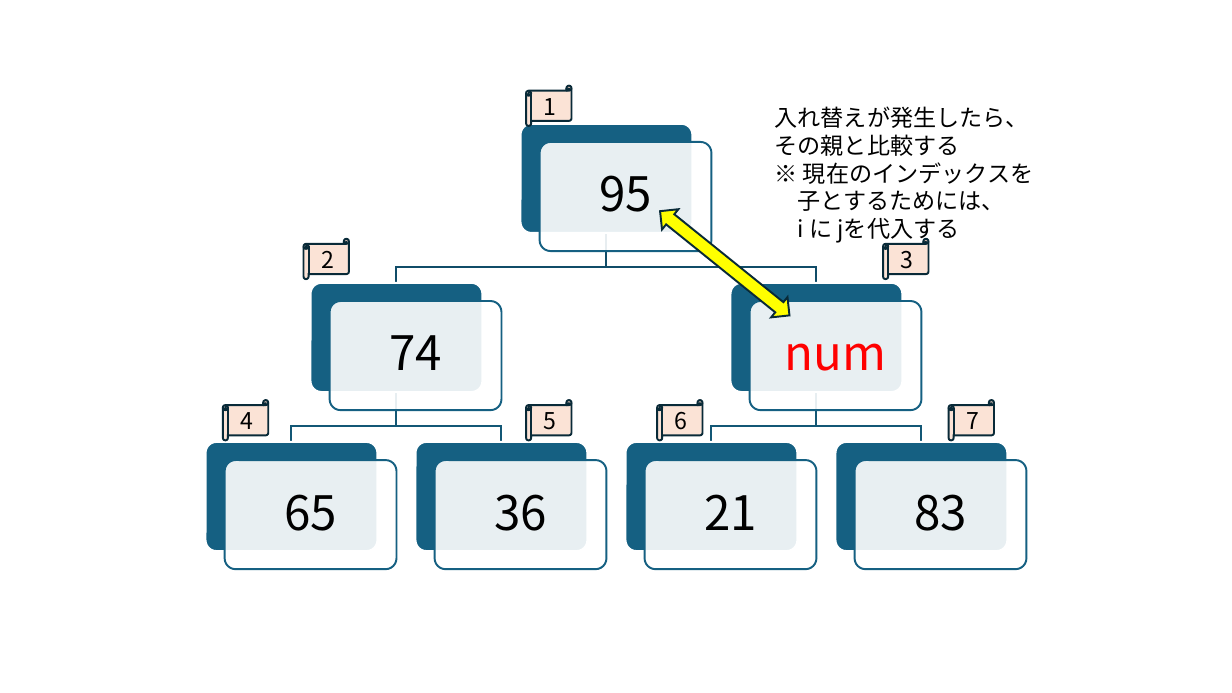
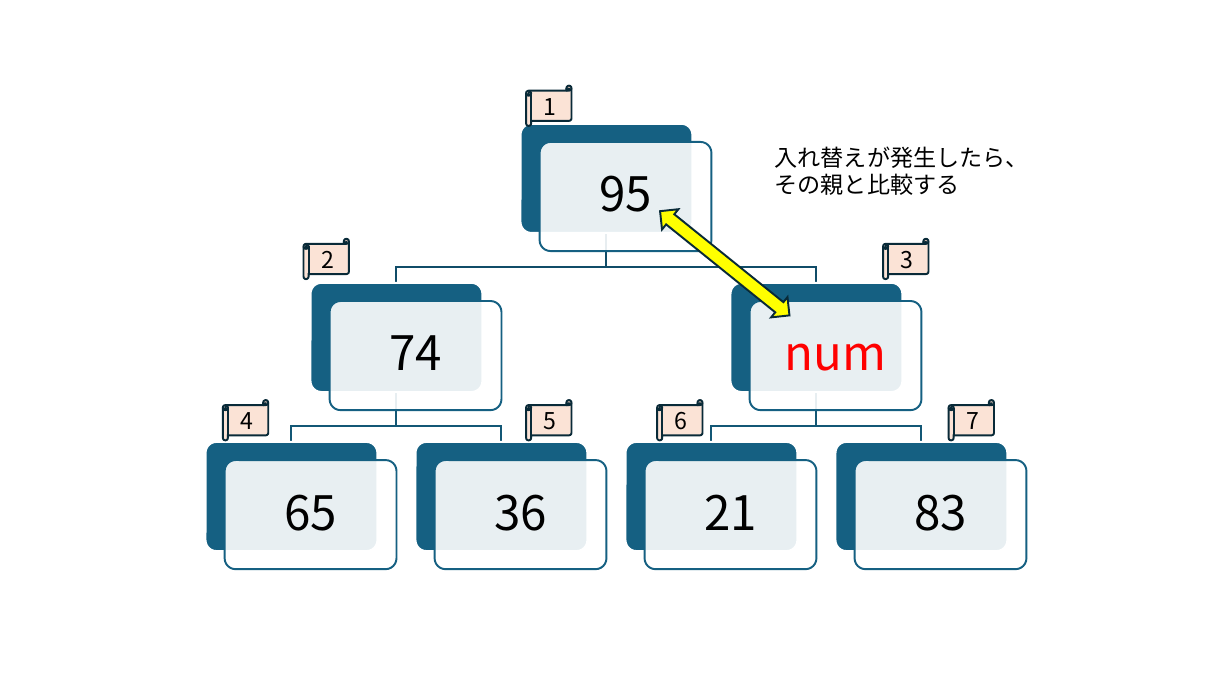
Before and after one commit to osamu377/FromZero, a slide deck: slide 5 of 問題集/問51-55.pptx. Drawn at 1232x693 pixels with LibreOffice and Linux fonts; fonts in the diff are those of the drawing. Boxes give left, top, right and bottom in pixels: in the first picture for what was removed or moved away, otherwise in the second. Text is boxed around its words. In the diff, an @@ line names an element or a change of style, - is before the commit and + after.

```diff
--- a/問題集/問51-55.pptx
+++ b/問題集/問51-55.pptx
@@ text "入れ替えが発生したら、": place and size @@
-text "入れ替えが発生したら、" at (775, 106, 1033, 243)
+text "入れ替えが発生したら、" at (775, 146, 1029, 195)
@@ text at (798, 162, 1033, 243): paragraphs removed @@
-※ 現在のインデックスを
-子とするためには、
-i に jを代入する
```
Also in this commit, not shown: 2 other slides changed, 3 other files.
